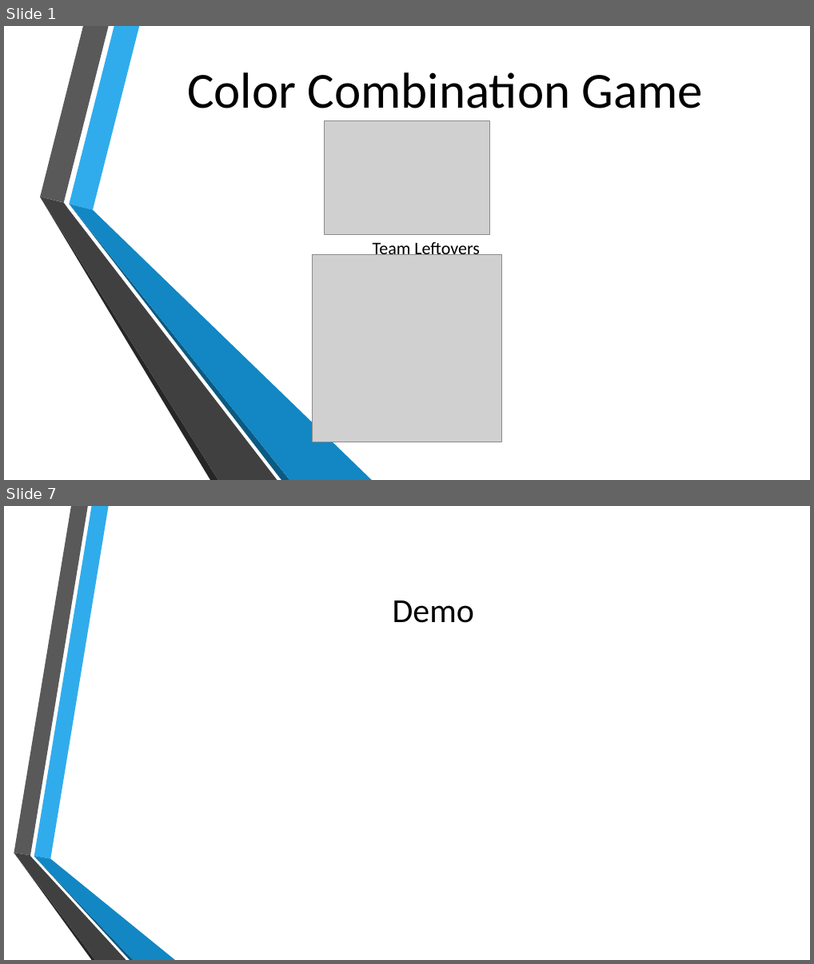
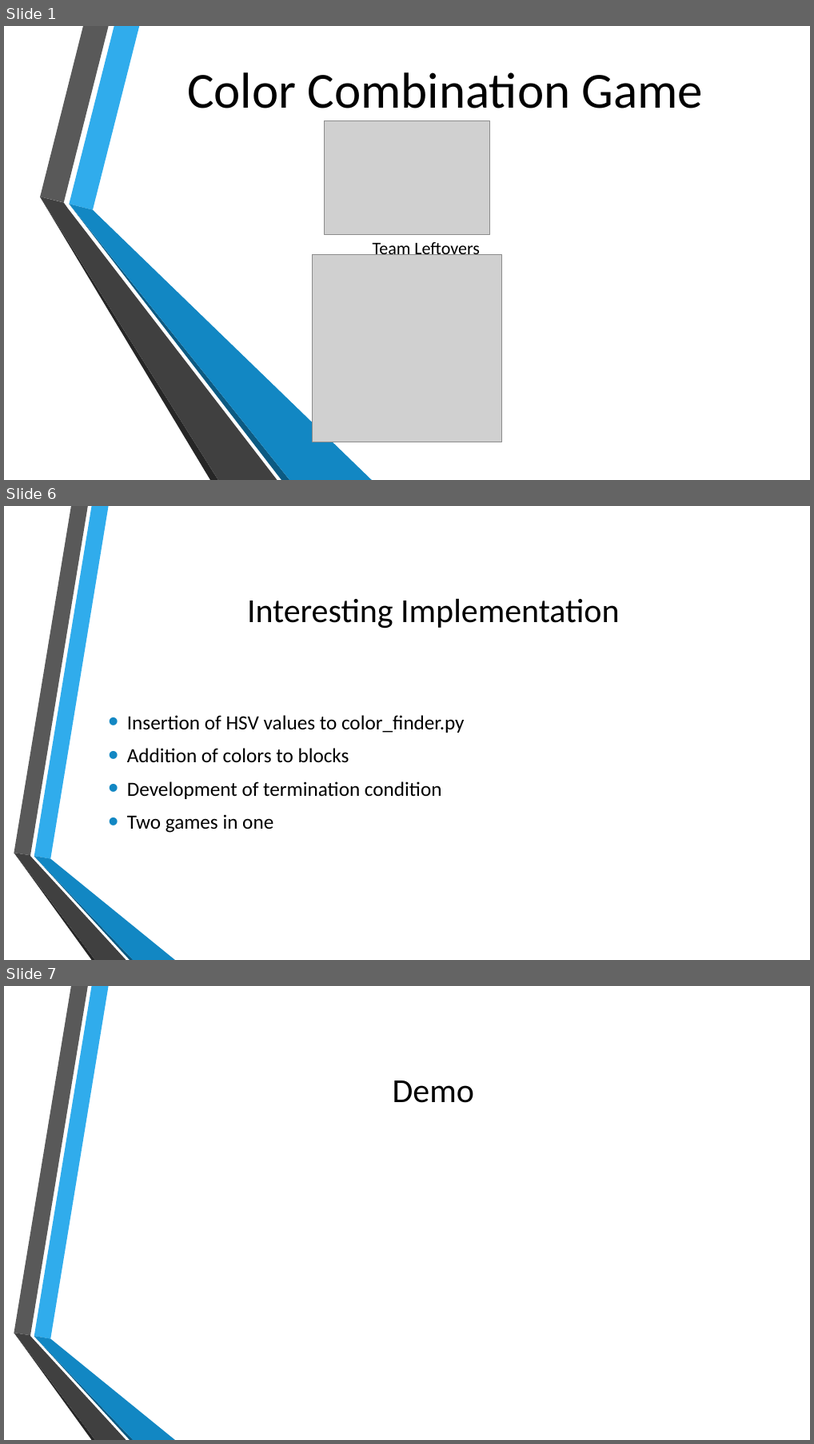
Before and after one commit to nwooldridge/4500_Project, a slide deck: pres.pptx. Shown one above the other, each under a label of ours: slides 1 and 7 before the commit, slides 1, 6 and 7 after it; the slides between them are not shown. The pictures are 814x964 and 814x1444 pixels, drawn with LibreOffice and Linux fonts; fonts in the diff are those of the drawing; grey boxes stand for pictures; background and template pictures are left out. Boxes give left, top, right and bottom in pixels: in the first picture for what was removed or moved away, otherwise in the second. Text is boxed around its words. In the diff, an @@ line names an element or a change of style, - is before the commit and + after.

```diff
--- a/pres.pptx
+++ b/pres.pptx
@@ slide 6 added at bbox=[4, 506, 810, 960], background picture (left out); not listed: 6 template elements that a slide beside it also shows @@
@@ title added at bbox=[247, 599, 619, 628], 40 pt, text #000000 @@
+Interesting Implementation
@@ text added at bbox=[127, 715, 465, 832], 24 pt, text #000000 @@
+• Insertion of HSV values to color_finder.py
+• Addition of colors to blocks
+• Development of termination condition
+• Two games in one
```
Also in this commit, not shown: 4 slides changed, 2 other slides added, 1 slide removed.
